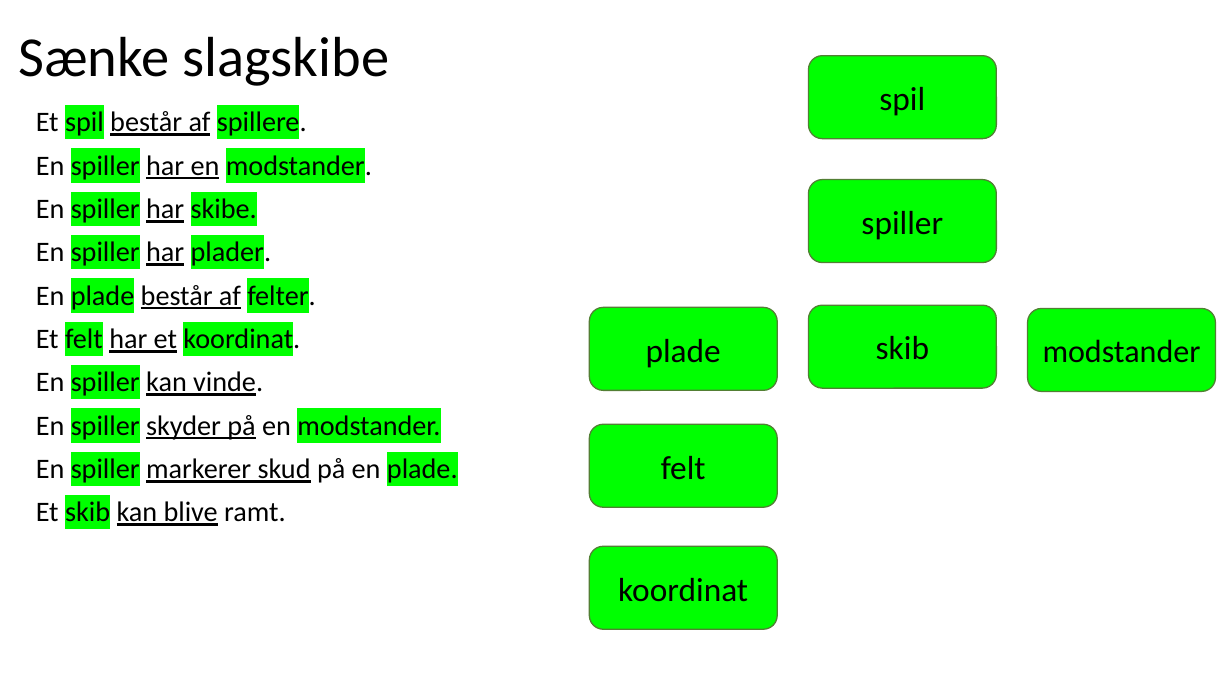
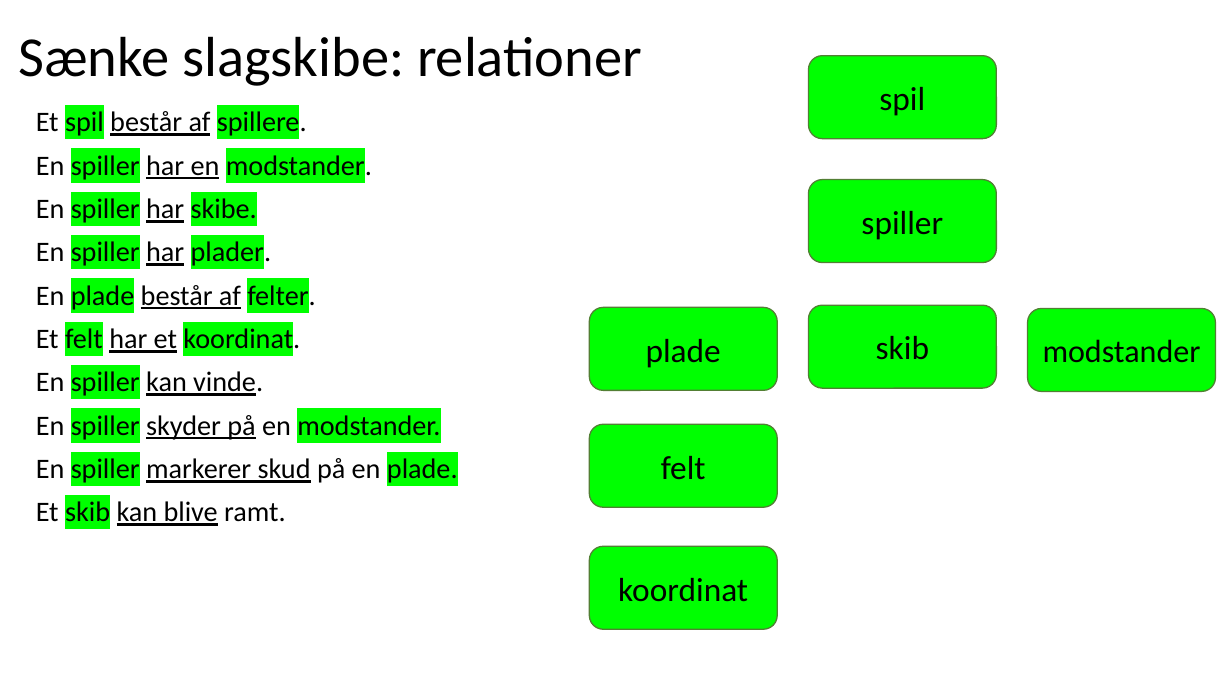
Before and after one commit to fisterloegsovs/pop22, a slide deck: slide 9 of lectures/13.1-3/lecture13.1.pptx. Drawn at 1232x693 pixels with LibreOffice and Linux fonts; fonts in the diff are those of the drawing. Boxes give left, top, right and bottom in pixels: in the first picture for what was removed or moved away, otherwise in the second. Text is boxed around its words. In the diff, an @@ line names an element or a change of style, - is before the commit and + after.

```diff
--- a/lectures/13.1-3/lecture13.1.pptx
+++ b/lectures/13.1-3/lecture13.1.pptx
@@ title at (18, 36, 642, 86): text changed @@
-Sænke slagskibe
+Sænke slagskibe: relationer
```
Also in this commit, not shown: 5 other slides changed, 2 slides added, 8 other files.
